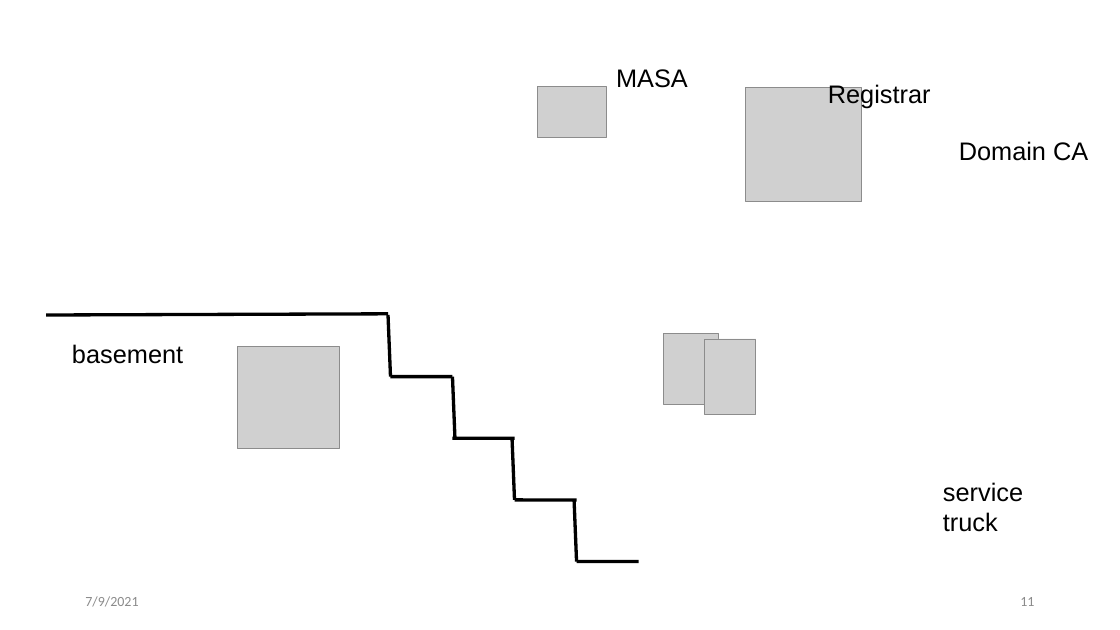
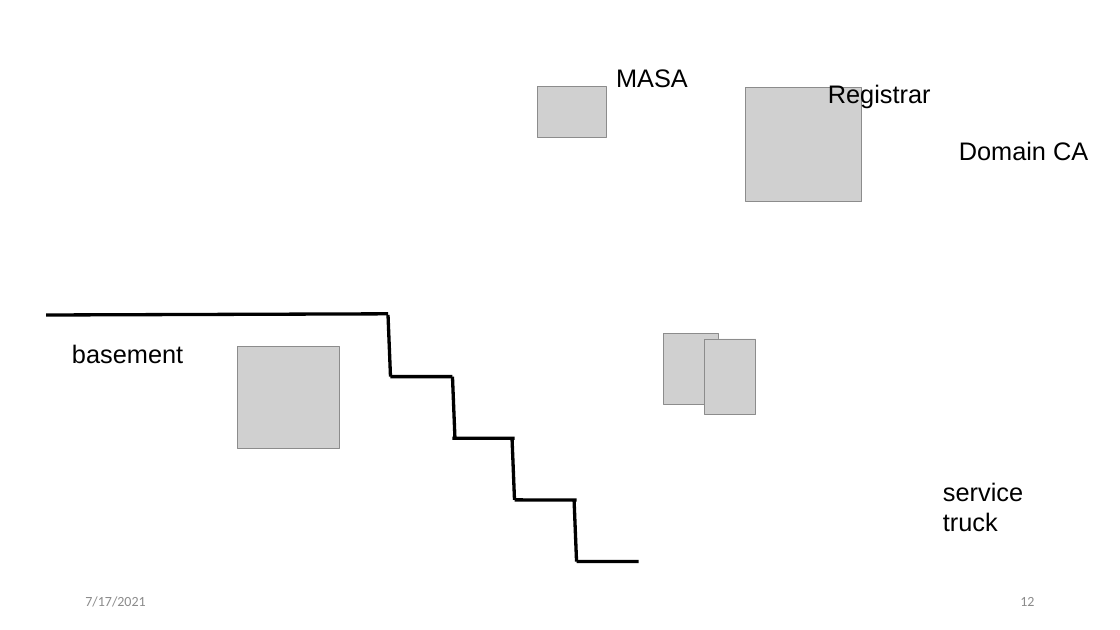
Before and after one commit to anima-wg/anima-brski-ae, a slide deck: slide 12 of presentations/slides-111-BRSKI-AE.pptx (slide 11 before the commit). Drawn at 1120x630 pixels with LibreOffice and Linux fonts; fonts in the diff are those of the drawing; grey boxes stand for pictures. Boxes give left, top, right and bottom in pixels: in the first picture for what was removed or moved away, otherwise in the second. Text is boxed around its words. In the diff, an @@ line names an element or a change of style, - is before the commit and + after.

```diff
--- a/presentations/slides-111-BRSKI-AE.pptx
+++ b/presentations/slides-111-BRSKI-AE.pptx
@@ text at (85, 596, 145, 607): text changed @@
-7/9/2021
+7/17/2021
@@ page number at (1020, 597, 1034, 606): text changed @@
-11
+12
```
Also in this commit, not shown: 22 other slides changed, 2 slides added.
